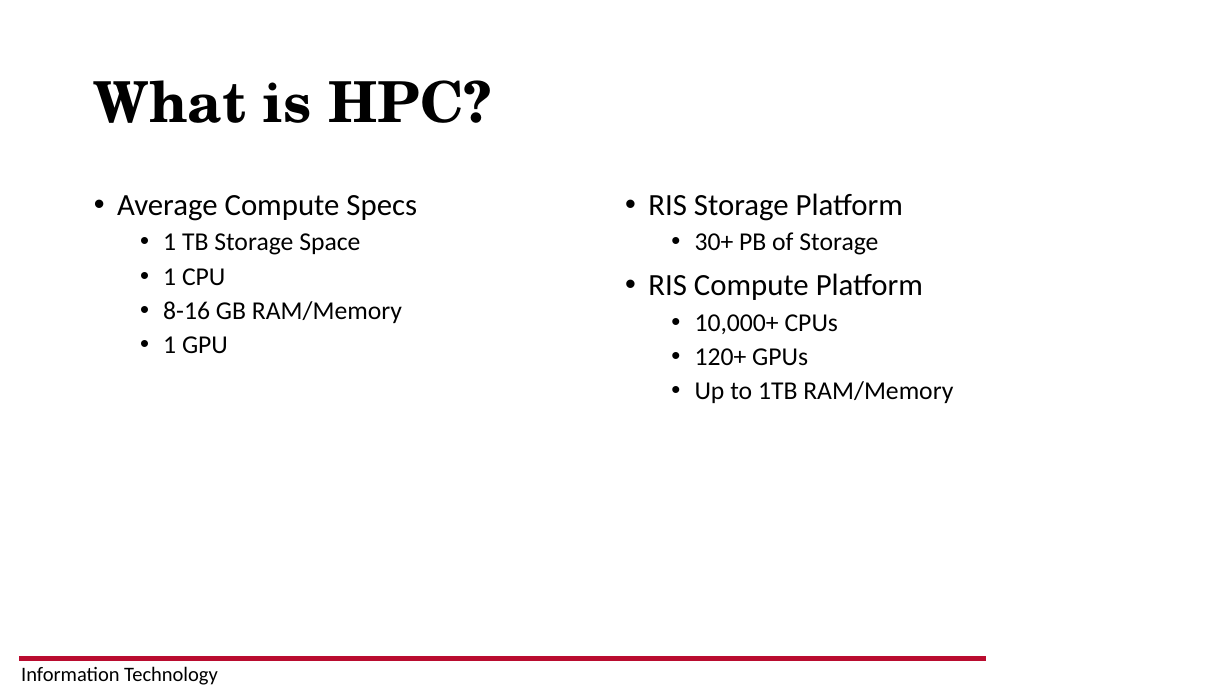
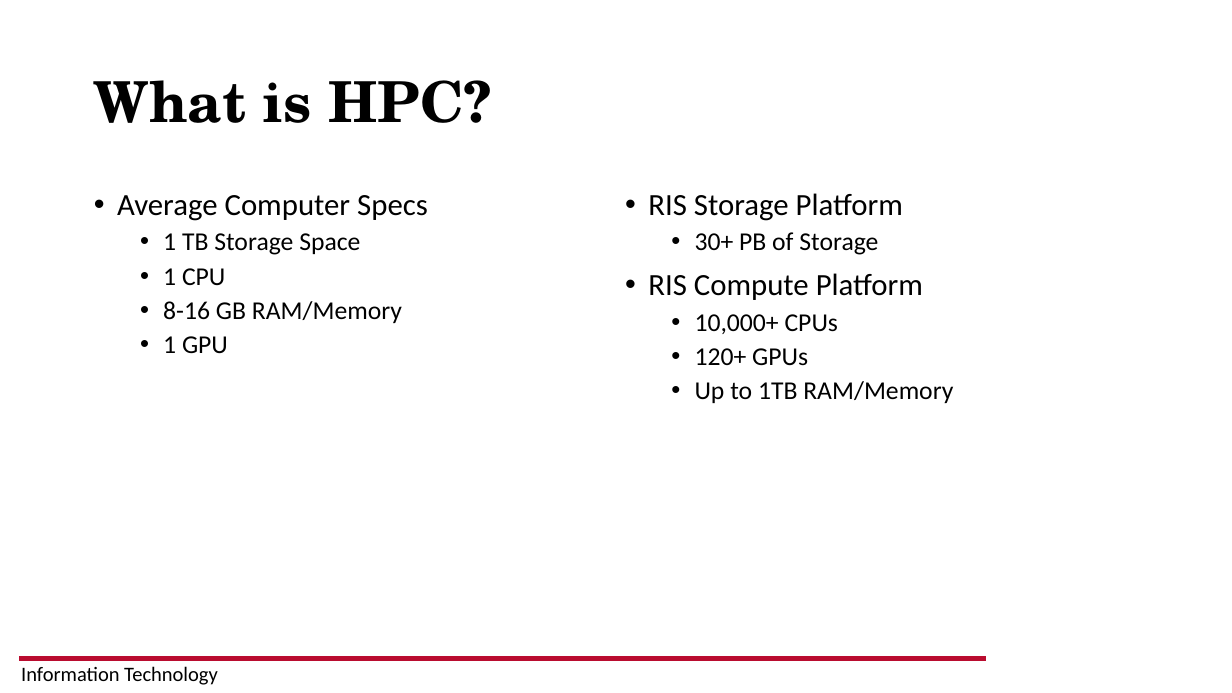
Before and after one commit to Digital-Transformation-Summer-Corps/RIS-101, a slide deck: slide 4 of DT-Summer-Corps-RIS-Intro.pptx. Drawn at 1232x693 pixels with LibreOffice and Linux fonts; fonts in the diff are those of the drawing; background and template pictures are left out. Boxes give left, top, right and bottom in pixels: in the first picture for what was removed or moved away, otherwise in the second. Text is boxed around its words. In the diff, an @@ line names an element or a change of style, - is before the commit and + after.

```diff
--- a/DT-Summer-Corps-RIS-Intro.pptx
+++ b/DT-Summer-Corps-RIS-Intro.pptx
@@ text at (x1=117, y1=195, x2=428, y2=221): text changed @@
-• Average Compute Specs
+• Average Computer Specs
```
Also in this commit, not shown: 1 other slide changed.
